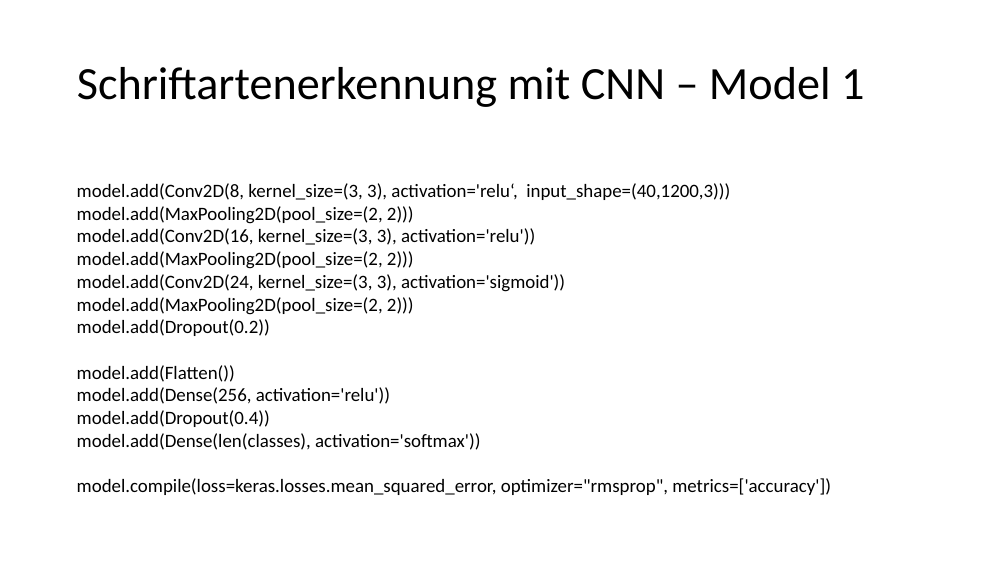
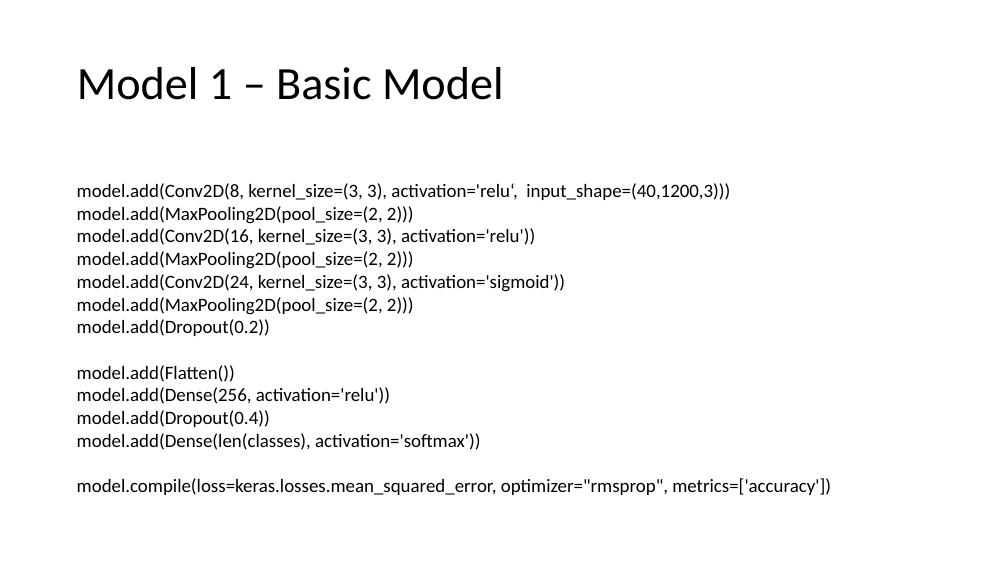
Before and after one commit to alex-ta/Fontinator, a slide deck: slide 5 of NeuronalNet/Alex/Schriftartenerkennung mit CNN.pptx. Drawn at 1008x567 pixels with LibreOffice and Linux fonts; fonts in the diff are those of the drawing. Boxes give left, top, right and bottom in pixels: in the first picture for what was removed or moved away, otherwise in the second. Text is boxed around its words. In the diff, an @@ line names an element or a change of style, - is before the commit and + after.

```diff
--- a/NeuronalNet/Alex/Schriftartenerkennung mit CNN.pptx
+++ b/NeuronalNet/Alex/Schriftartenerkennung mit CNN.pptx
@@ title at [77,67,504,100]: text changed @@
-Schriftartenerkennung mit CNN – Model 1
+Model 1 – Basic Model
```
Also in this commit, not shown: 10 other slides changed, 6 slides removed, 21 other files.
